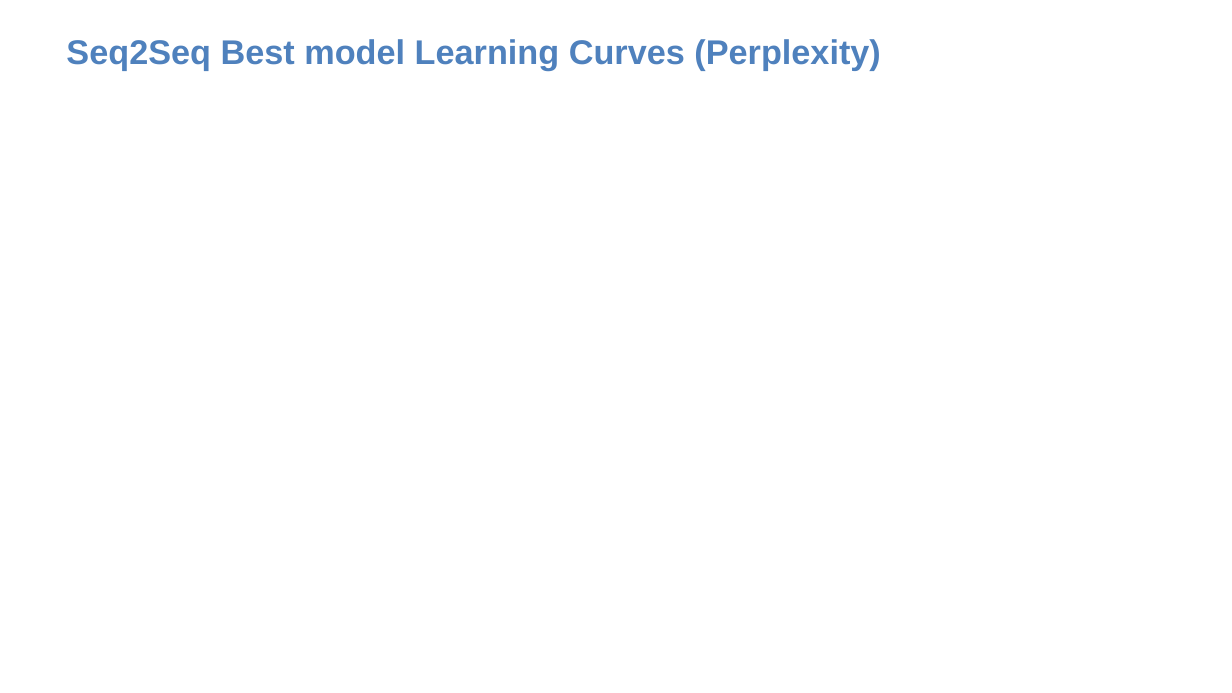
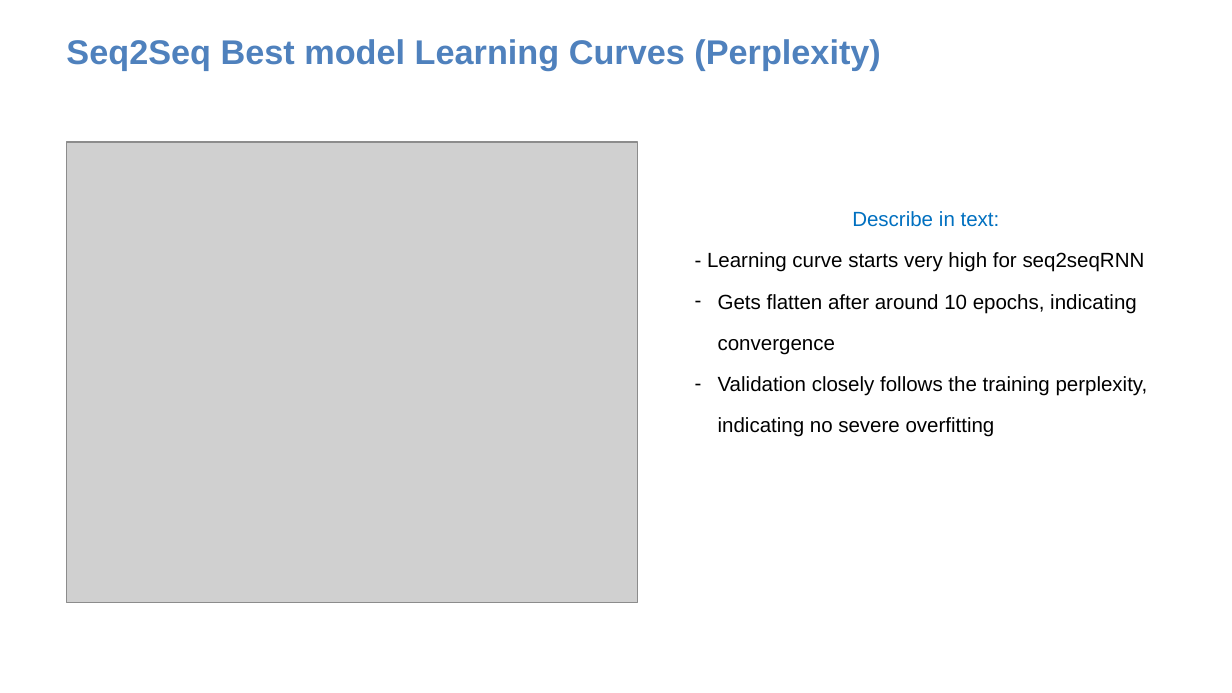
Before and after one commit to winniethebear424/DL, a slide deck: slide 6 of assignment3-nlp-template.pptx. Drawn at 1232x693 pixels with LibreOffice and Linux fonts; fonts in the diff are those of the drawing; grey boxes stand for pictures. Boxes give left, top, right and bottom in pixels: in the first picture for what was removed or moved away, otherwise in the second. Text is boxed around its words. In the diff, an @@ line names an element or a change of style, - is before the commit and + after.

```diff
--- a/assignment3-nlp-template.pptx
+++ b/assignment3-nlp-template.pptx
@@ picture added at (67, 142, 638, 602) @@
@@ text added at (707, 211, 1148, 437), 12 pt, text #000000 @@
+Describe in text:
+- Learning curve starts very high for seq2seqRNN
+– Gets flatten after around 10 epochs, indicating convergence
+– Validation closely follows the training perplexity, indicating no severe overfitting
```
Also in this commit, not shown: 8 other slides changed, 9 other files.
